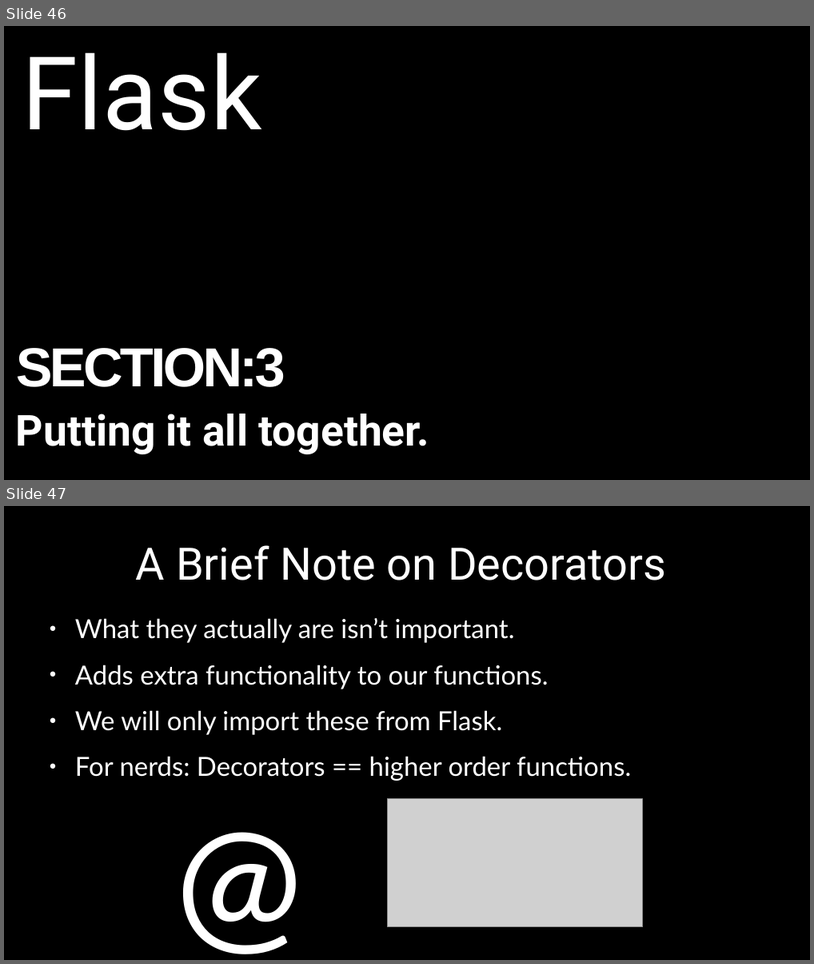
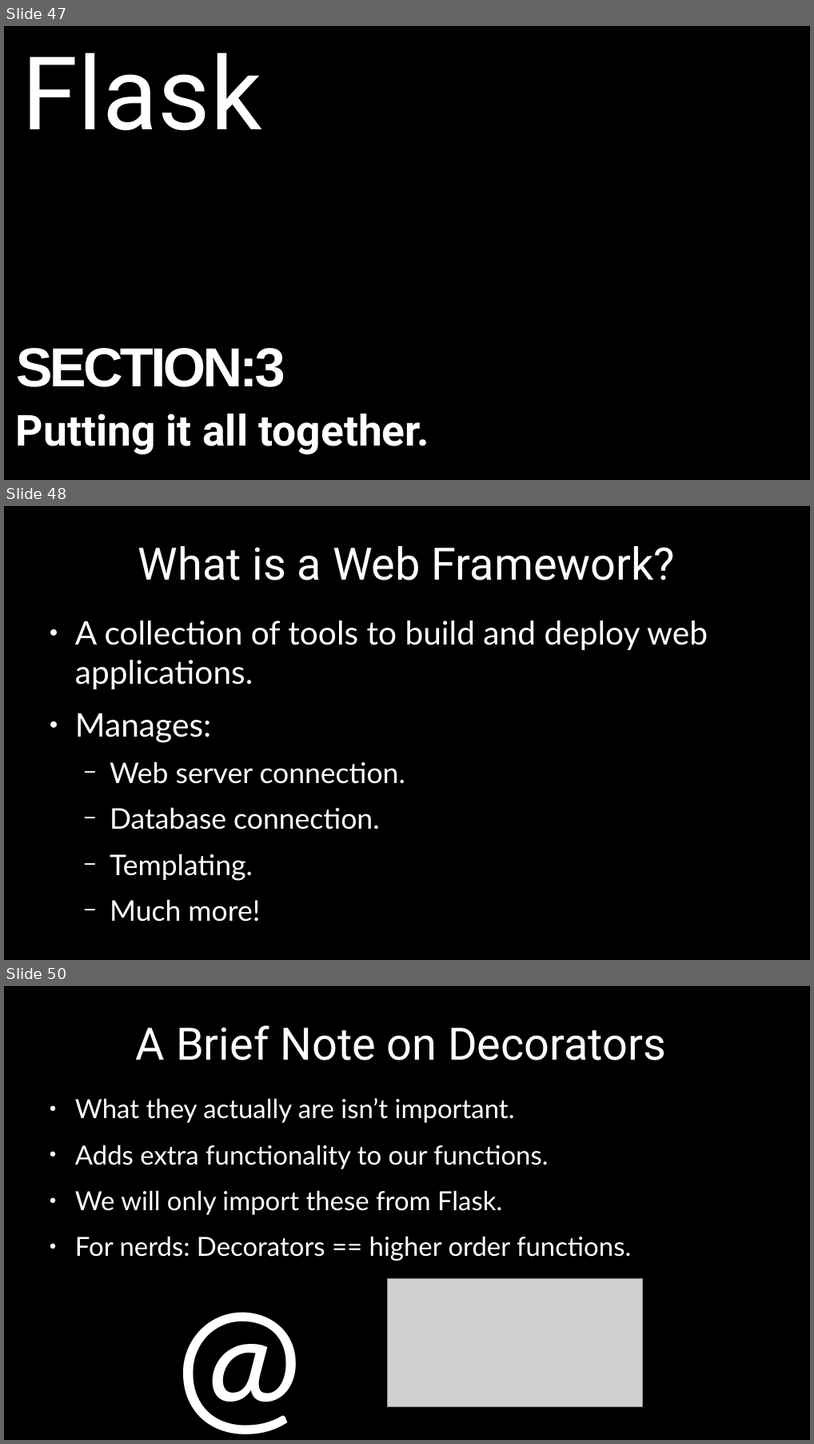
Before and after one commit to alexacallmebaka/htmlflasksql, a slide deck: slides/deck.odp. Shown one above the other, each under a label of ours: slides 46 and 47 before the commit, slides 47, 48 and 50 after it; the slides between them are not shown. The pictures are 814x964 and 814x1444 pixels, drawn with LibreOffice and Linux fonts; fonts in the diff are those of the drawing; grey boxes stand for pictures. Boxes give left, top, right and bottom in pixels: in the first picture for what was removed or moved away, otherwise in the second. Text is boxed around its words. In the diff, an @@ line names an element or a change of style, - is before the commit and + after.

```diff
--- a/slides/deck.odp
+++ b/slides/deck.odp
@@ slide 48 added at box(4, 506, 810, 960), background #000000 @@
@@ title added at box(138, 546, 676, 580), 44 pt, text #FFFFFF @@
+What is a Web Framework?
@@ text added at box(75, 620, 708, 921), 28 pt, text #FFFFFF @@
+● A collection of tools to build and deploy web applications.
+● Manages:
+  − Web server connection.
+  − Database connection.
+  − Templating.
+  − Much more!
@@ what was slide 46 is now slide 47 @@
@@ what was slide 47 is now slide 50 @@
```
Also in this commit, not shown: 6 other slides added.
